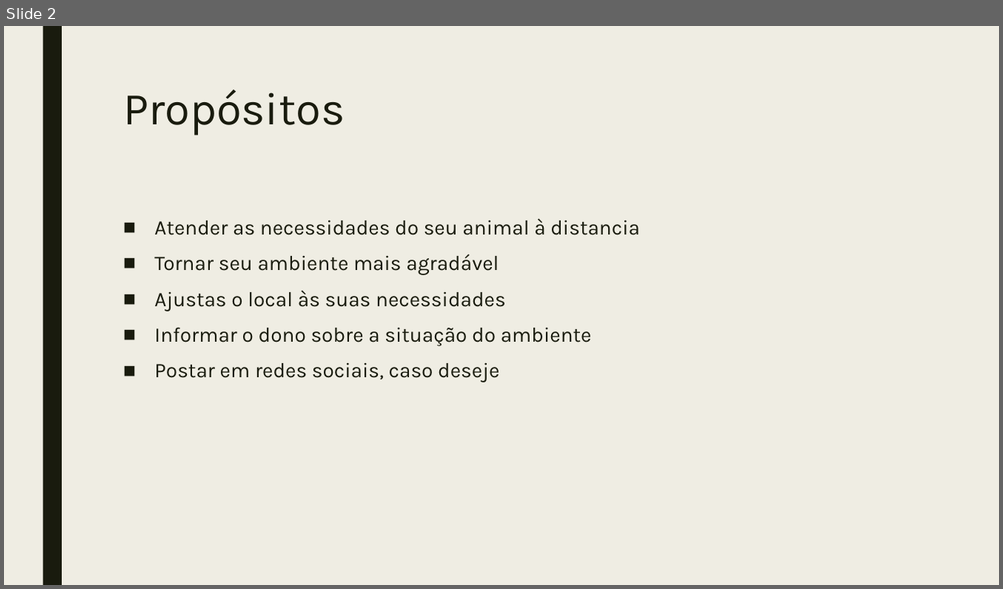
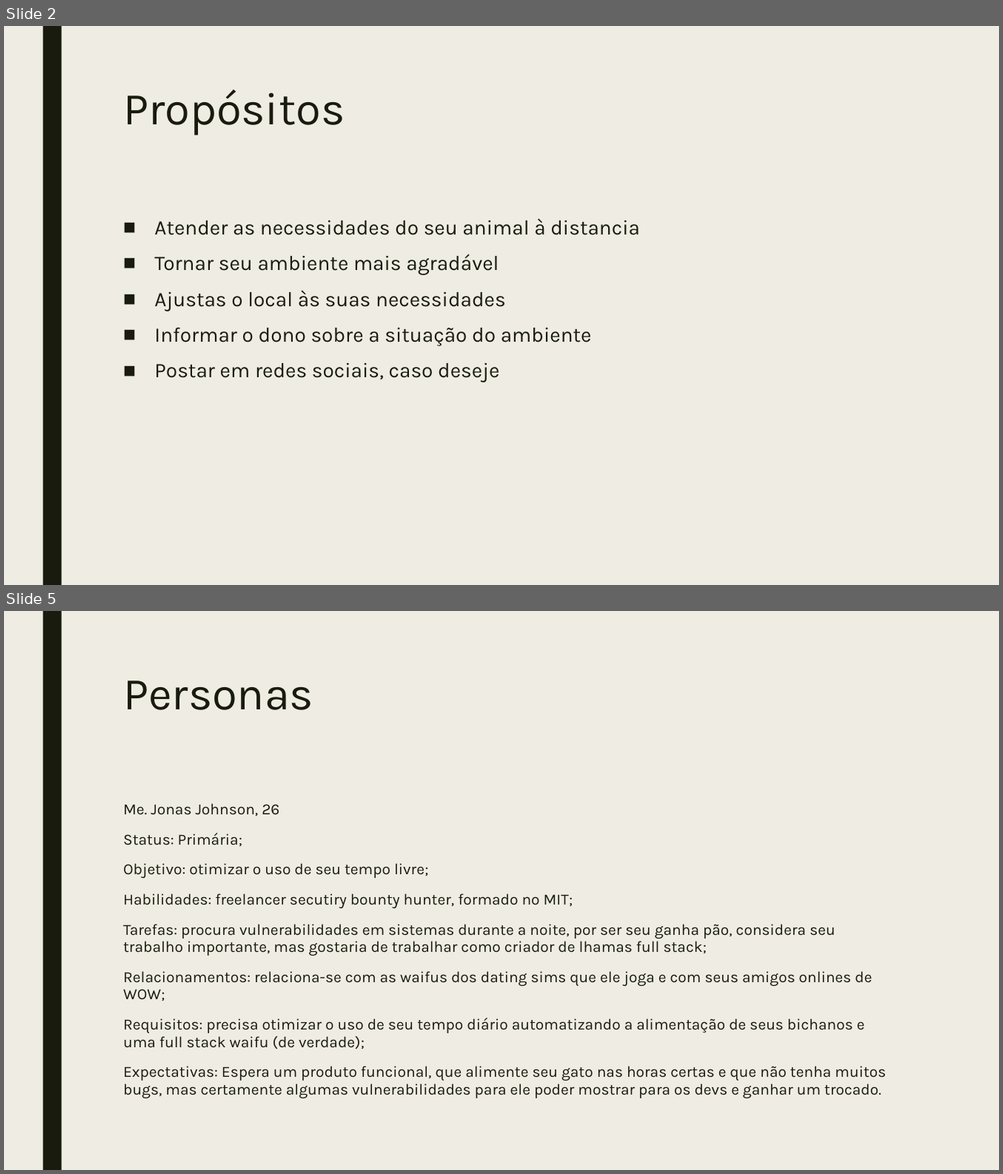
Before and after one commit to kliff-k/si-pet, a slide deck: artifacts/apresentacao.pptx. Shown one above the other, each under a label of ours: slide 2 before the commit, slides 2 and 5 after it; the slides between them are not shown. The pictures are 1003x589 and 1003x1174 pixels, drawn with LibreOffice and Linux fonts; fonts in the diff are those of the drawing. Boxes give left, top, right and bottom in pixels: in the first picture for what was removed or moved away, otherwise in the second. Text is boxed around its words. In the diff, an @@ line names an element or a change of style, - is before the commit and + after.

Commit message:
Tudo funcional (Até onde eu sei)

```diff
--- a/artifacts/apresentacao.pptx
+++ b/artifacts/apresentacao.pptx
@@ slide 5 added at box(4, 611, 999, 1170), background #EFEDE3; not listed: 1 template element that a slide beside it also shows @@
@@ text added at box(123, 681, 313, 710), 44 pt, text #191B0E @@
+Personas
@@ text added at box(123, 803, 885, 1099), 15 pt, text #191B0E @@
+Me. Jonas Johnson, 26
+Status: Primária;
+Objetivo: otimizar o uso de seu tempo livre;
+Habilidades: freelancer secutiry bounty hunter, formado no MIT;
+Tarefas: procura vulnerabilidades em sistemas durante a noite, por ser seu ganha pão, considera seu trabalho importante, mas gostaria de trabalhar como criador de lhamas full stack;
+Relacionamentos: relaciona-se com as waifus dos dating sims que ele joga e com seus amigos onlines de WOW;
+Requisitos: precisa otimizar o uso de seu tempo diário automatizando a alimentação de seus bichanos e uma full stack waifu (de verdade);
+Expectativas: Espera um produto funcional, que alimente seu gato nas horas certas e que não tenha muitos bugs, mas certamente algumas vulnerabilidades para ele poder mostrar para os devs e ganhar um trocado.
```
Also in this commit, not shown: 1 slide changed, 7 other slides added, 16 other files.
